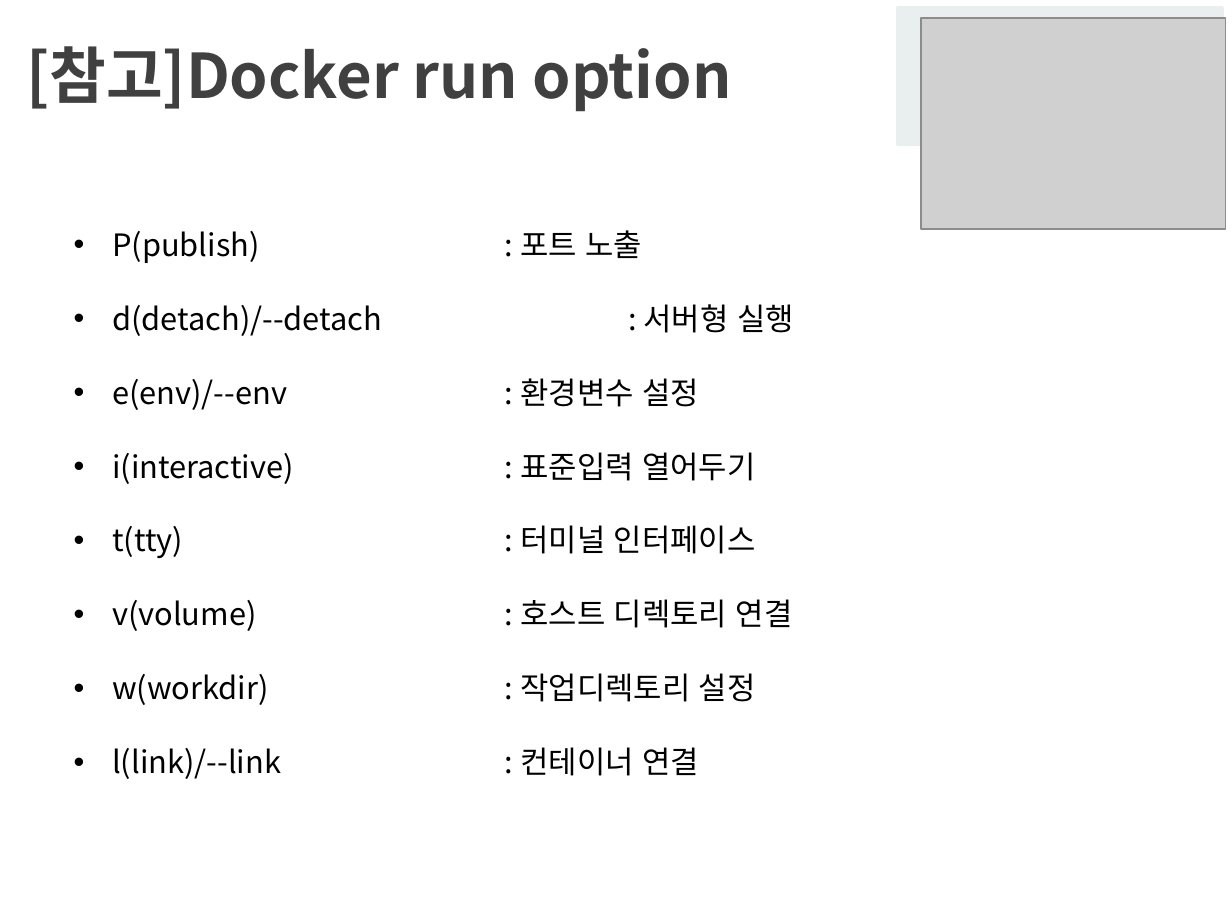
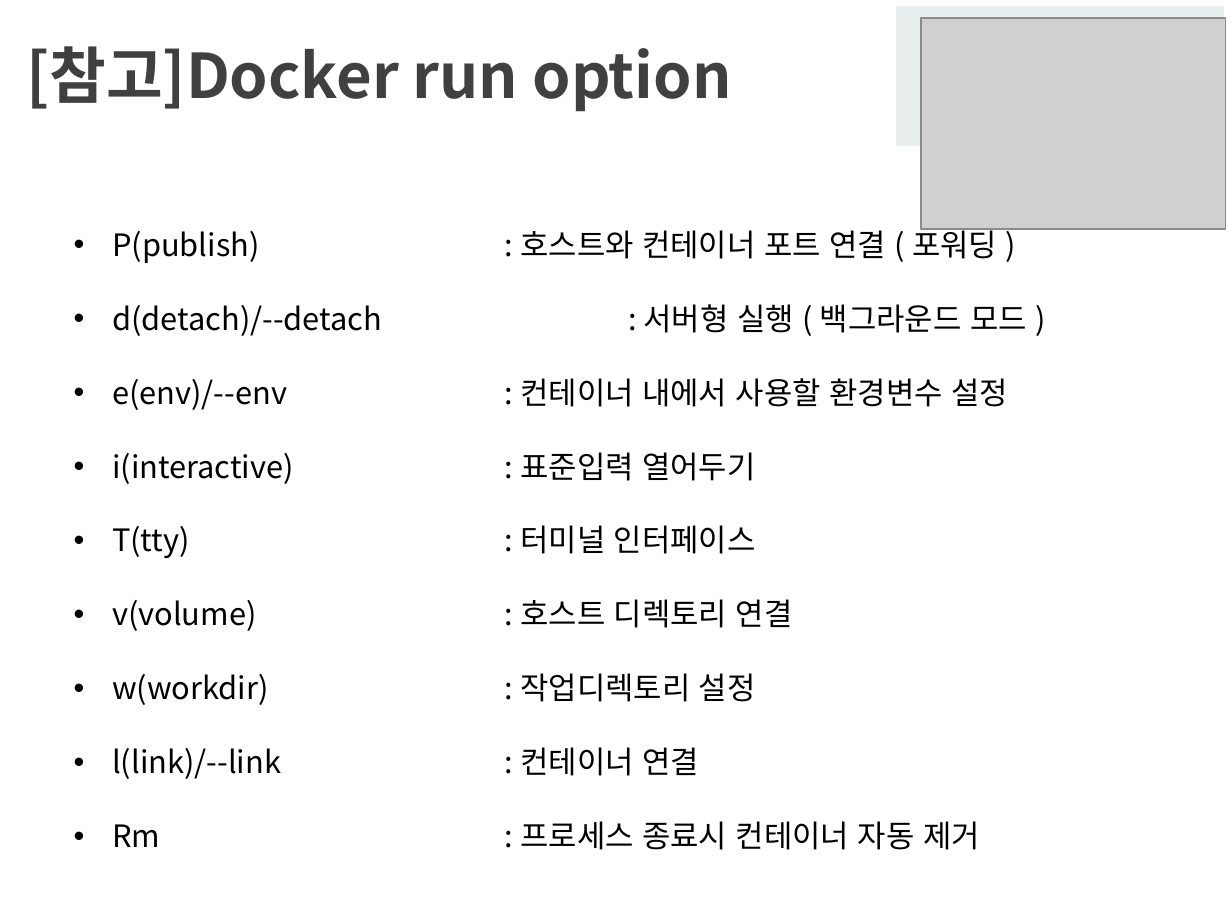
Before and after one commit to rndlr96/Conference-Data, a slide deck: slide 24 of pandog_docker[4.26].pptx (slide 21 before the commit). Drawn at 1232x924 pixels with LibreOffice and Linux fonts; fonts in the diff are those of the drawing; grey boxes stand for pictures; background and template pictures are left out. Boxes give left, top, right and bottom in pixels: in the first picture for what was removed or moved away, otherwise in the second. Text is boxed around its words. In the diff, an @@ line names an element or a change of style, - is before the commit and + after.

```diff
--- a/pandog_docker[4.26].pptx
+++ b/pandog_docker[4.26].pptx
@@ text at <box>112,225,1027,410</box>: text changed @@
-  • P(publish) : 포트 노출
-  • d(detach)/--detach : 서버형 실행
-  • e(env)/--env : 환경변수 설정
+  • P(publish) : 호스트와 컨테이너 포트 연결 ( 포워딩 )
+  • d(detach)/--detach : 서버형 실행 ( 백그라운드 모드 )
+  • e(env)/--env : 컨테이너 내에서 사용할 환경변수 설정
@@ text at <box>112,525,756,558</box>: text changed @@
-  • t(tty) : 터미널 인터페이스
+  • T(tty) : 터미널 인터페이스
@@ text at <box>112,821,980,850</box>: paragraph added @@
+  • Rm : 프로세스 종료시 컨테이너 자동 제거
```
Also in this commit, not shown: 3 other slides changed, 7 slides added.
